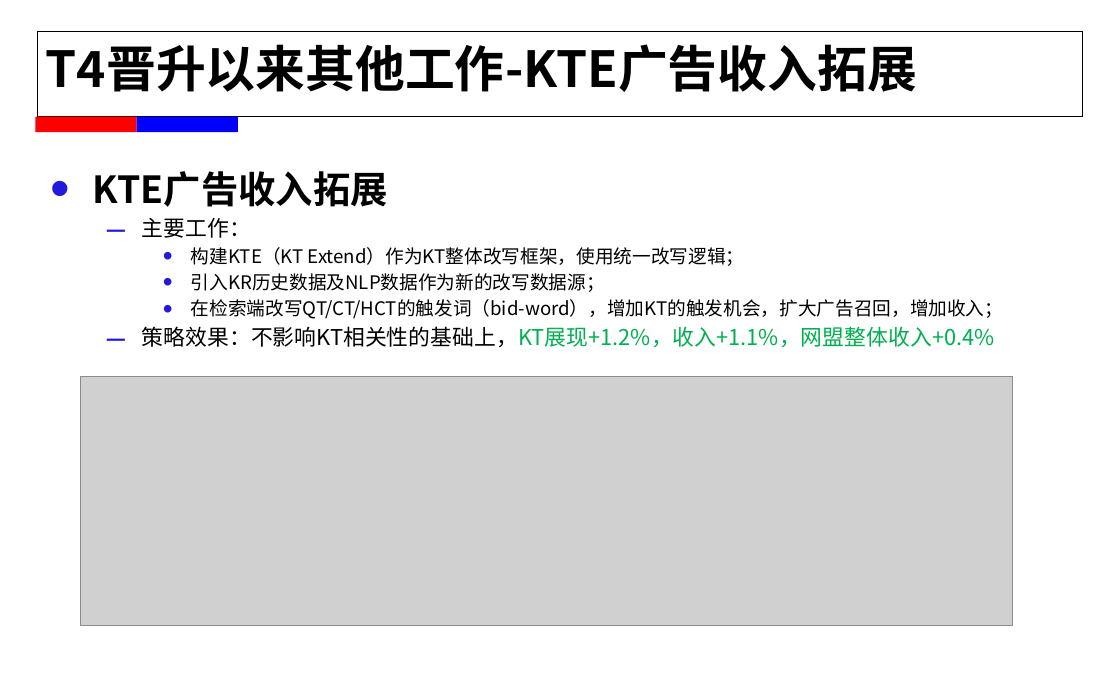
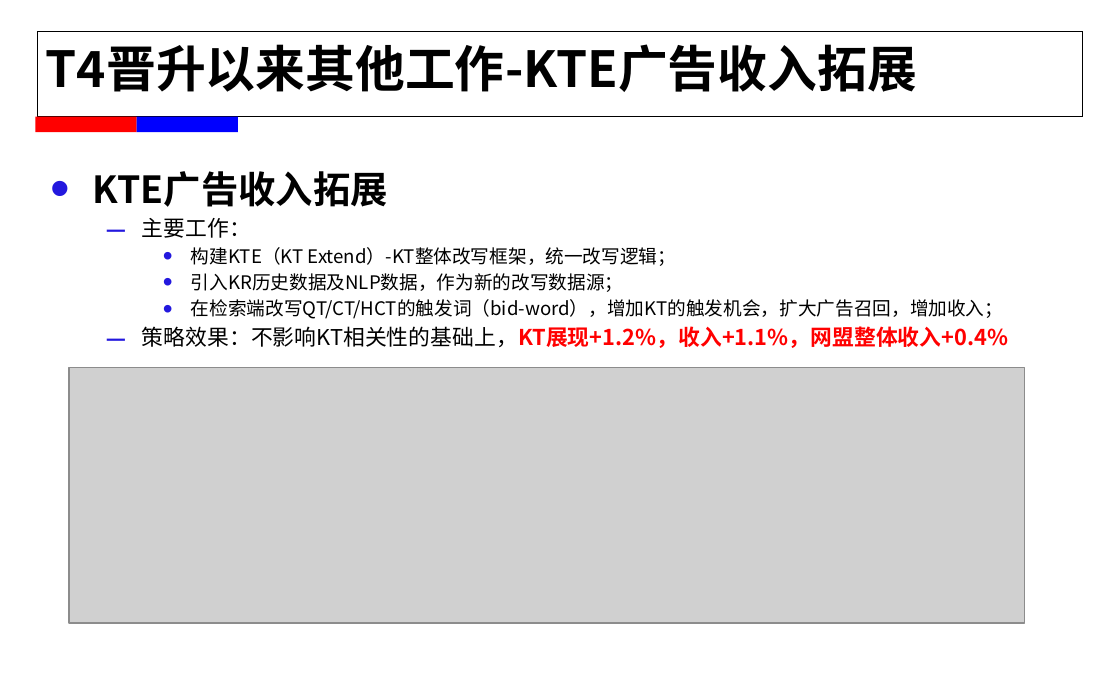
Before and after one commit to alexxyjiang/baidu-tech-report, a slide deck: slide 9 of For T5/蒋学渊_2015年春工作述职.pptx (slide 10 before the commit). Drawn at 1120x700 pixels with LibreOffice and Linux fonts; fonts in the diff are those of the drawing; grey boxes stand for pictures; background and template pictures are left out. Boxes give left, top, right and bottom in pixels: in the first picture for what was removed or moved away, otherwise in the second. Text is boxed around its words. In the diff, an @@ line names an element or a change of style, - is before the commit and + after.

```diff
--- a/For T5/蒋学渊_2015年春工作述职.pptx
+++ b/For T5/蒋学渊_2015年春工作述职.pptx
@@ text at (191, 247, 677, 292): text changed @@
-    • 构建KTE（KT Extend）作为KT整体改写框架，使用统一改写逻辑；
-    • 引入KR历史数据及NLP数据作为新的改写数据源；
+    • 构建KTE（KT Extend）-KT整体改写框架，统一改写逻辑；
+    • 引入KR历史数据及NLP数据，作为新的改写数据源；
@@ text at (142, 326, 1008, 348): text colour #00B050 to #FF0000, bold on in "策略效果：不影响KT相关性的基础上，KT展现+1.2%，收入+1.1%，网盟整体收入+0.4%" @@
@@ picture: place and size @@
-picture at (81, 376, 1012, 626)
+picture at (69, 367, 1025, 623)
```
Also in this commit, not shown: 7 other slides changed, 2 slides added, 3 slides removed, 2 other files.
